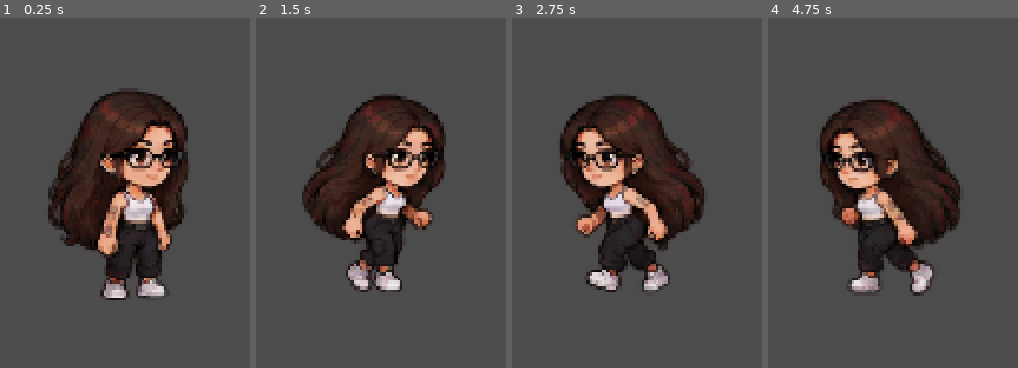
Above: before the commit, frames 1-4 (left to right).
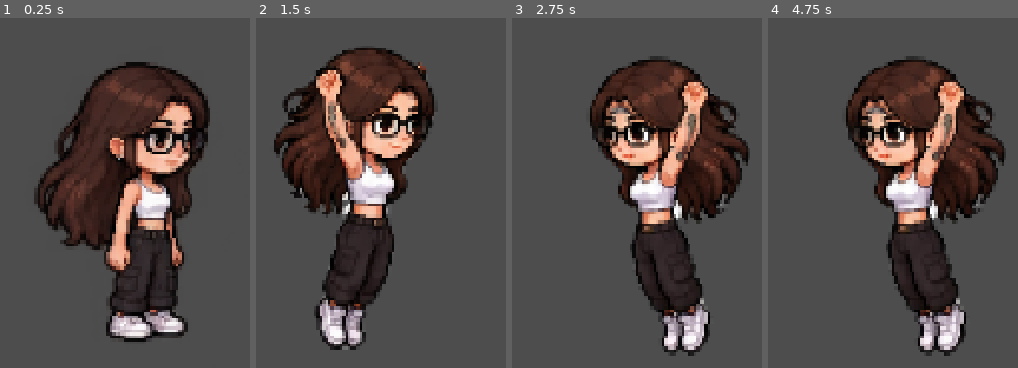
Above: after the commit, the same moments.

Repository: lunafonteles/entre_encontros
Game: Godot game, scene res://main.tscn
Two runs of this game, one before a commit and one after it. Both use one fixed random seed, a clock stepped at 60 frames per second and the inputs below. The project has no main scene, so this scene is started directly.
Inputs:
- Up to frame 1 (0.25 s): no input
- Up to frame 2 (1.5 s): tap Enter (ui_accept) at 0.5, 0.6, 0.77, 1.07 s; hold Right (ui_right) from 0.53 s (still down); tap Shift (run) at 1.35 s
- Up to frame 3 (2.75 s): tap Enter (ui_accept) at 1.52, 1.55, 1.82, 2.1 s; release Right (ui_right) at 2.03 s; hold Left (ui_left) from 2.03 s (still down)
- Up to frame 4 (4.75 s): release Left (ui_left) at 2.78 s; hold Right (ui_right) 2.78-4.28 s; tap Shift (run) at 2.85, 4.35 s; tap Enter (ui_accept) at 3.02, 3.05, 3.32, 3.6, 3.77, 4.07, 4.52, 4.55 s; hold Left (ui_left) from 4.28 s (still down)

The runs differ from the first frame. In frame 1, 25% of the frame differs, in the area x 13-84%, y 12-93%; in frame 2, 31%; in frame 3, 34%, in the area x 19-96%, y 10-97%; in frame 4, 33%.

Commit message:
:sparkles: add elementos da cena 1

Diff:
--- a/capitulo_1.tscn
+++ b/capitulo_1.tscn
@@ -4,28 +4,54 @@
 [ext_resource type="Texture2D" uid="uid://t7cnh1k68lox" path="res://assets/cenario/sofa.png" id="2_7y8o0"]
 [ext_resource type="Texture2D" uid="uid://lp2fosy5sovv" path="res://assets/cenario/tv.png" id="3_kr13y"]
 [ext_resource type="Texture2D" uid="uid://wom0a3hkns1b" path="res://assets/cenario/estante.png" id="4_idide"]
+[ext_resource type="Texture2D" uid="uid://buc6uxpf7eau2" path="res://assets/cenario/movel.png" id="5_7y8o0"]
+[ext_resource type="PackedScene" uid="uid://cvr1osedtykqs" path="res://player.tscn" id="6_kr13y"]
+
+[sub_resource type="RectangleShape2D" id="RectangleShape2D_ol7e2"]
+size = Vector2(613, 120)
+
+[sub_resource type="RectangleShape2D" id="RectangleShape2D_ptcd1"]
+size = Vector2(1339, 20)
 
 [node name="Capitulo1" type="Node2D" unique_id=2038272670]
 
 [node name="Sala" type="Node2D" parent="." unique_id=1953960427]
 
 [node name="Fundo" type="Sprite2D" parent="Sala" unique_id=2088387454]
-position = Vector2(576, 324)
+position = Vector2(64, -10)
 texture = ExtResource("1_v32bi")
 
 [node name="Objetos" type="Node2D" parent="Sala" unique_id=818994434]
 
 [node name="Sofa" type="Sprite2D" parent="Sala/Objetos" unique_id=816120488]
+position = Vector2(-4, 184)
 texture = ExtResource("2_7y8o0")
 
+[node name="StaticBody2D" type="StaticBody2D" parent="Sala/Objetos/Sofa" unique_id=1249966456]
+
+[node name="CollisionShape2D" type="CollisionShape2D" parent="Sala/Objetos/Sofa/StaticBody2D" unique_id=627613303]
+position = Vector2(-31, 24)
+shape = SubResource("RectangleShape2D_ol7e2")
+
 [node name="Televisao" type="Sprite2D" parent="Sala/Objetos" unique_id=846230491]
+position = Vector2(421, -150)
 texture = ExtResource("3_kr13y")
 
 [node name="Estante" type="Sprite2D" parent="Sala/Objetos" unique_id=1637344081]
+position = Vector2(20, 0)
 texture = ExtResource("4_idide")
 
-[node name="Personagem" type="CharacterBody2D" parent="." unique_id=756292071]
+[node name="Movel" type="Sprite2D" parent="Sala/Objetos" unique_id=919069785]
+position = Vector2(394, 86)
+texture = ExtResource("5_7y8o0")
 
-[node name="Camera2D" type="Camera2D" parent="Personagem" unique_id=53676762]
+[node name="Player" parent="Sala" unique_id=419656756 instance=ExtResource("6_kr13y")]
+position = Vector2(593, 152)
+
+[node name="StaticBody2D" type="StaticBody2D" parent="Sala" unique_id=1950554407]
+
+[node name="CollisionShape2D" type="CollisionShape2D" parent="Sala/StaticBody2D" unique_id=1141038285]
+position = Vector2(62.5, 282)
+shape = SubResource("RectangleShape2D_ptcd1")
 
 [node name="Celular" type="CanvasLayer" parent="." unique_id=337259505]
--- a/main.tscn
+++ b/main.tscn
@@ -3,15 +3,15 @@
 [ext_resource type="PackedScene" uid="uid://cvr1osedtykqs" path="res://player.tscn" id="1_ig7tw"]
 
 [sub_resource type="RectangleShape2D" id="RectangleShape2D_ptcd1"]
-size = Vector2(1200, 40)
+size = Vector2(5333, 40)
 
 [node name="Main" type="Node2D" unique_id=30651728]
 
 [node name="StaticBody2D" type="StaticBody2D" parent="." unique_id=1781843185]
 
 [node name="CollisionShape2D" type="CollisionShape2D" parent="StaticBody2D" unique_id=201166927]
-position = Vector2(576, 620)
+position = Vector2(2642.5, 620)
 shape = SubResource("RectangleShape2D_ptcd1")
 
 [node name="Player" parent="." unique_id=419656756 instance=ExtResource("1_ig7tw")]
-position = Vector2(288, 535)
+position = Vector2(313, 510)
--- a/player.gd
+++ b/player.gd
@@ -9,6 +9,9 @@
     "physics/2d/default_gravity"
 )
 
+var was_on_floor = true
+var landing = false
+
 @onready var sprite: AnimatedSprite2D = $AnimatedSprite2D
 
 func _physics_process(delta):
@@ -17,10 +20,7 @@
 		velocity.y += gravity * delta
 
 	# Movimento
-	var direction = Input.get_axis(
-		"ui_left",
-        "ui_right"
-	)
+	var direction = Input.get_axis("ui_left", "ui_right")
 
 	var running = Input.is_action_pressed("run")
 	var current_speed = run_speed if running else speed
@@ -33,12 +33,25 @@
 
 	# Pulo
 	if Input.is_action_just_pressed("ui_accept"):
-		if is_on_floor():
+		if is_on_floor() and not landing:
 			velocity.y = jump_velocity
 
 	move_and_slide()
 
-	# Animações
+	# Detecta o momento em que aterrissa
+	if not was_on_floor and is_on_floor():
+		landing = true
+		sprite.play("land")
+
+	was_on_floor = is_on_floor()
+
+	# Não interrompe a animação de aterrissagem
+	if landing:
+		if not sprite.is_playing():
+			landing = false
+		return
+
+	# Escolhe a animação
 	var next_animation = "idle"
 
 	if not is_on_floor():
--- a/player.tscn
+++ b/player.tscn
@@ -1,166 +1,114 @@
 [gd_scene format=3 uid="uid://cvr1osedtykqs"]
 
 [ext_resource type="Script" uid="uid://c3w2b5yu5tll4" path="res://player.gd" id="1_4flbx"]
-[ext_resource type="Texture2D" uid="uid://bbiset0ger8v1" path="res://assets/personagens/right.png" id="2_i3pqv"]
+[ext_resource type="Texture2D" uid="uid://dhvqcslq5dknl" path="res://assets/personagens/lunaf.png" id="2_hqtel"]
 
 [sub_resource type="RectangleShape2D" id="RectangleShape2D_ptcd1"]
-size = Vector2(202, 177)
+size = Vector2(217, 242)
+
+[sub_resource type="AtlasTexture" id="AtlasTexture_i3pqv"]
+atlas = ExtResource("2_hqtel")
+region = Rect2(0, 1020, 205, 255)
+
+[sub_resource type="AtlasTexture" id="AtlasTexture_hqtel"]
+atlas = ExtResource("2_hqtel")
+region = Rect2(205, 1020, 205, 255)
 
 [sub_resource type="AtlasTexture" id="AtlasTexture_sweqy"]
-atlas = ExtResource("2_i3pqv")
-region = Rect2(0, 692, 182, 173)
+atlas = ExtResource("2_hqtel")
+region = Rect2(410, 1020, 205, 255)
 
 [sub_resource type="AtlasTexture" id="AtlasTexture_2hs0m"]
-atlas = ExtResource("2_i3pqv")
-region = Rect2(182, 692, 182, 173)
+atlas = ExtResource("2_hqtel")
+region = Rect2(615, 1020, 205, 255)
 
 [sub_resource type="AtlasTexture" id="AtlasTexture_1jxqw"]
-atlas = ExtResource("2_i3pqv")
-region = Rect2(364, 692, 182, 173)
+atlas = ExtResource("2_hqtel")
+region = Rect2(820, 1020, 205, 255)
 
 [sub_resource type="AtlasTexture" id="AtlasTexture_dw050"]
-atlas = ExtResource("2_i3pqv")
-region = Rect2(546, 692, 182, 173)
+atlas = ExtResource("2_hqtel")
+region = Rect2(0, 0, 205, 255)
+
+[sub_resource type="AtlasTexture" id="AtlasTexture_urp6f"]
+atlas = ExtResource("2_hqtel")
+region = Rect2(0, 765, 205, 255)
+
+[sub_resource type="AtlasTexture" id="AtlasTexture_bwjto"]
+atlas = ExtResource("2_hqtel")
+region = Rect2(205, 765, 205, 255)
+
+[sub_resource type="AtlasTexture" id="AtlasTexture_606se"]
+atlas = ExtResource("2_hqtel")
+region = Rect2(410, 765, 205, 255)
+
+[sub_resource type="AtlasTexture" id="AtlasTexture_u1c27"]
+atlas = ExtResource("2_hqtel")
+region = Rect2(615, 765, 205, 255)
 
 [sub_resource type="AtlasTexture" id="AtlasTexture_b26j0"]
-atlas = ExtResource("2_i3pqv")
-region = Rect2(728, 692, 182, 173)
+atlas = ExtResource("2_hqtel")
+region = Rect2(0, 0, 205, 255)
 
 [sub_resource type="AtlasTexture" id="AtlasTexture_n7ghd"]
-atlas = ExtResource("2_i3pqv")
-region = Rect2(910, 692, 182, 173)
+atlas = ExtResource("2_hqtel")
+region = Rect2(615, 1020, 205, 255)
 
 [sub_resource type="AtlasTexture" id="AtlasTexture_nvl01"]
-atlas = ExtResource("2_i3pqv")
-region = Rect2(1092, 692, 182, 173)
+atlas = ExtResource("2_hqtel")
+region = Rect2(820, 1020, 205, 255)
 
 [sub_resource type="AtlasTexture" id="AtlasTexture_ivps1"]
-atlas = ExtResource("2_i3pqv")
-region = Rect2(1274, 692, 182, 173)
+atlas = ExtResource("2_hqtel")
+region = Rect2(0, 1275, 205, 255)
+
+[sub_resource type="AtlasTexture" id="AtlasTexture_op7ga"]
+atlas = ExtResource("2_hqtel")
+region = Rect2(0, 1020, 205, 255)
+
+[sub_resource type="AtlasTexture" id="AtlasTexture_onrkg"]
+atlas = ExtResource("2_hqtel")
+region = Rect2(0, 510, 205, 255)
+
+[sub_resource type="AtlasTexture" id="AtlasTexture_q13i1"]
+atlas = ExtResource("2_hqtel")
+region = Rect2(205, 510, 205, 255)
+
+[sub_resource type="AtlasTexture" id="AtlasTexture_pylmc"]
+atlas = ExtResource("2_hqtel")
+region = Rect2(410, 510, 205, 255)
+
+[sub_resource type="AtlasTexture" id="AtlasTexture_pbfsw"]
+atlas = ExtResource("2_hqtel")
+region = Rect2(615, 510, 205, 255)
 
 [sub_resource type="AtlasTexture" id="AtlasTexture_5tmop"]
-atlas = ExtResource("2_i3pqv")
-region = Rect2(0, 0, 182, 173)
+atlas = ExtResource("2_hqtel")
+region = Rect2(820, 510, 205, 255)
 
 [sub_resource type="AtlasTexture" id="AtlasTexture_7ahtn"]
-atlas = ExtResource("2_i3pqv")
-region = Rect2(182, 0, 182, 173)
+atlas = ExtResource("2_hqtel")
+region = Rect2(205, 0, 205, 255)
 
 [sub_resource type="AtlasTexture" id="AtlasTexture_7lmhl"]
-atlas = ExtResource("2_i3pqv")
-region = Rect2(364, 0, 182, 173)
+atlas = ExtResource("2_hqtel")
+region = Rect2(0, 255, 205, 255)
 
 [sub_resource type="AtlasTexture" id="AtlasTexture_dx0e4"]
-atlas = ExtResource("2_i3pqv")
-region = Rect2(546, 0, 182, 173)
+atlas = ExtResource("2_hqtel")
+region = Rect2(205, 255, 205, 255)
 
 [sub_resource type="AtlasTexture" id="AtlasTexture_jm5j8"]
-atlas = ExtResource("2_i3pqv")
-region = Rect2(728, 0, 182, 173)
+atlas = ExtResource("2_hqtel")
+region = Rect2(410, 255, 205, 255)
 
 [sub_resource type="AtlasTexture" id="AtlasTexture_7hik5"]
-atlas = ExtResource("2_i3pqv")
-region = Rect2(910, 0, 182, 173)
-
-[sub_resource type="AtlasTexture" id="AtlasTexture_bfour"]
-atlas = ExtResource("2_i3pqv")
-region = Rect2(910, 0, 182, 173)
-
-[sub_resource type="AtlasTexture" id="AtlasTexture_8gr2b"]
-atlas = ExtResource("2_i3pqv")
-region = Rect2(0, 519, 182, 173)
-
-[sub_resource type="AtlasTexture" id="AtlasTexture_vl8ci"]
-atlas = ExtResource("2_i3pqv")
-region = Rect2(182, 519, 182, 173)
-
-[sub_resource type="AtlasTexture" id="AtlasTexture_ieltc"]
-atlas = ExtResource("2_i3pqv")
-region = Rect2(364, 519, 182, 173)
-
-[sub_resource type="AtlasTexture" id="AtlasTexture_fddr8"]
-atlas = ExtResource("2_i3pqv")
-region = Rect2(546, 519, 182, 173)
-
-[sub_resource type="AtlasTexture" id="AtlasTexture_oybyf"]
-atlas = ExtResource("2_i3pqv")
-region = Rect2(728, 519, 182, 173)
-
-[sub_resource type="AtlasTexture" id="AtlasTexture_ajfva"]
-atlas = ExtResource("2_i3pqv")
-region = Rect2(910, 519, 182, 173)
-
-[sub_resource type="AtlasTexture" id="AtlasTexture_5ef02"]
-atlas = ExtResource("2_i3pqv")
-region = Rect2(1092, 519, 182, 173)
-
-[sub_resource type="AtlasTexture" id="AtlasTexture_pfmca"]
-atlas = ExtResource("2_i3pqv")
-region = Rect2(1274, 519, 182, 173)
-
-[sub_resource type="AtlasTexture" id="AtlasTexture_76oay"]
-atlas = ExtResource("2_i3pqv")
-region = Rect2(0, 346, 182, 173)
-
-[sub_resource type="AtlasTexture" id="AtlasTexture_b4uyv"]
-atlas = ExtResource("2_i3pqv")
-region = Rect2(182, 346, 182, 173)
-
-[sub_resource type="AtlasTexture" id="AtlasTexture_tw8ou"]
-atlas = ExtResource("2_i3pqv")
-region = Rect2(364, 346, 182, 173)
-
-[sub_resource type="AtlasTexture" id="AtlasTexture_ygbnx"]
-atlas = ExtResource("2_i3pqv")
-region = Rect2(546, 346, 182, 173)
-
-[sub_resource type="AtlasTexture" id="AtlasTexture_v2t6f"]
-atlas = ExtResource("2_i3pqv")
-region = Rect2(728, 346, 182, 173)
-
-[sub_resource type="AtlasTexture" id="AtlasTexture_l3lcn"]
-atlas = ExtResource("2_i3pqv")
-region = Rect2(910, 346, 182, 173)
-
-[sub_resource type="AtlasTexture" id="AtlasTexture_xry5e"]
-atlas = ExtResource("2_i3pqv")
-region = Rect2(1092, 346, 182, 173)
-
-[sub_resource type="AtlasTexture" id="AtlasTexture_h6w8y"]
-atlas = ExtResource("2_i3pqv")
-region = Rect2(1274, 346, 182, 173)
-
-[sub_resource type="AtlasTexture" id="AtlasTexture_77e46"]
-atlas = ExtResource("2_i3pqv")
-region = Rect2(0, 173, 182, 173)
-
-[sub_resource type="AtlasTexture" id="AtlasTexture_cy2ki"]
-atlas = ExtResource("2_i3pqv")
-region = Rect2(182, 173, 182, 173)
-
-[sub_resource type="AtlasTexture" id="AtlasTexture_04cqw"]
-atlas = ExtResource("2_i3pqv")
-region = Rect2(364, 173, 182, 173)
-
-[sub_resource type="AtlasTexture" id="AtlasTexture_vihdy"]
-atlas = ExtResource("2_i3pqv")
-region = Rect2(546, 173, 182, 173)
-
-[sub_resource type="AtlasTexture" id="AtlasTexture_7c55y"]
-atlas = ExtResource("2_i3pqv")
-region = Rect2(728, 173, 182, 173)
-
-[sub_resource type="AtlasTexture" id="AtlasTexture_hoal8"]
-atlas = ExtResource("2_i3pqv")
-region = Rect2(910, 173, 182, 173)
-
-[sub_resource type="AtlasTexture" id="AtlasTexture_htija"]
-atlas = ExtResource("2_i3pqv")
-region = Rect2(1092, 173, 182, 173)
-
-[sub_resource type="AtlasTexture" id="AtlasTexture_he65s"]
-atlas = ExtResource("2_i3pqv")
-region = Rect2(1274, 173, 182, 173)
+atlas = ExtResource("2_hqtel")
+region = Rect2(615, 255, 205, 255)
+
+[sub_resource type="AtlasTexture" id="AtlasTexture_qtqh7"]
+atlas = ExtResource("2_hqtel")
+region = Rect2(820, 255, 205, 255)
 
 [sub_resource type="SpriteFrames" id="SpriteFrames_ptcd1"]
 animations = [{
@@ -171,6 +119,12 @@
 }, {
 "frames": [{
 "duration": 1.0,
+"texture": SubResource("AtlasTexture_i3pqv")
+}, {
+"duration": 1.0,
+"texture": SubResource("AtlasTexture_hqtel")
+}, {
+"duration": 1.0,
 "texture": SubResource("AtlasTexture_sweqy")
 }, {
 "duration": 1.0,
@@ -178,21 +132,6 @@
 }, {
 "duration": 1.0,
 "texture": SubResource("AtlasTexture_1jxqw")
-}, {
-"duration": 1.0,
-"texture": SubResource("AtlasTexture_dw050")
-}, {
-"duration": 1.0,
-"texture": SubResource("AtlasTexture_b26j0")
-}, {
-"duration": 1.0,
-"texture": SubResource("AtlasTexture_n7ghd")
-}, {
-"duration": 1.0,
-"texture": SubResource("AtlasTexture_nvl01")
-}, {
-"duration": 1.0,
-"texture": SubResource("AtlasTexture_ivps1")
 }],
 "loop": 1,
 "name": &"fall",
@@ -200,22 +139,7 @@
 }, {
 "frames": [{
 "duration": 1.0,
-"texture": SubResource("AtlasTexture_5tmop")
-}, {
-"duration": 1.0,
-"texture": SubResource("AtlasTexture_7ahtn")
-}, {
-"duration": 1.0,
-"texture": SubResource("AtlasTexture_7lmhl")
-}, {
-"duration": 1.0,
-"texture": SubResource("AtlasTexture_dx0e4")
-}, {
-"duration": 1.0,
-"texture": SubResource("AtlasTexture_jm5j8")
-}, {
-"duration": 1.0,
-"texture": SubResource("AtlasTexture_7hik5")
+"texture": SubResource("AtlasTexture_dw050")
 }],
 "loop": 1,
 "name": &"idle",
@@ -223,31 +147,16 @@
 }, {
 "frames": [{
 "duration": 1.0,
-"texture": SubResource("AtlasTexture_bfour")
-}, {
-"duration": 1.0,
-"texture": SubResource("AtlasTexture_8gr2b")
-}, {
-"duration": 1.0,
-"texture": SubResource("AtlasTexture_vl8ci")
-}, {
-"duration": 1.0,
-"texture": SubResource("AtlasTexture_ieltc")
-}, {
-"duration": 1.0,
-"texture": SubResource("AtlasTexture_fddr8")
-}, {
-"duration": 1.0,
-"texture": SubResource("AtlasTexture_oybyf")
-}, {
-"duration": 1.0,
-"texture": SubResource("AtlasTexture_ajfva")
-}, {
-"duration": 1.0,
-"texture": SubResource("AtlasTexture_5ef02")
-}, {
-"duration": 1.0,
-"texture": SubResource("AtlasTexture_pfmca")
+"texture": SubResource("AtlasTexture_urp6f")
+}, {
+"duration": 1.0,
+"texture": SubResource("AtlasTexture_bwjto")
+}, {
+"duration": 1.0,
+"texture": SubResource("AtlasTexture_606se")
+}, {
+"duration": 1.0,
+"texture": SubResource("AtlasTexture_u1c27")
 }],
 "loop": 1,
 "name": &"jump",
@@ -255,28 +164,39 @@
 }, {
 "frames": [{
 "duration": 1.0,
-"texture": SubResource("AtlasTexture_76oay")
-}, {
-"duration": 1.0,
-"texture": SubResource("AtlasTexture_b4uyv")
-}, {
-"duration": 1.0,
-"texture": SubResource("AtlasTexture_tw8ou")
-}, {
-"duration": 1.0,
-"texture": SubResource("AtlasTexture_ygbnx")
-}, {
-"duration": 1.0,
-"texture": SubResource("AtlasTexture_v2t6f")
-}, {
-"duration": 1.0,
-"texture": SubResource("AtlasTexture_l3lcn")
-}, {
-"duration": 1.0,
-"texture": SubResource("AtlasTexture_xry5e")
-}, {
-"duration": 1.0,
-"texture": SubResource("AtlasTexture_h6w8y")
+"texture": SubResource("AtlasTexture_b26j0")
+}, {
+"duration": 1.0,
+"texture": SubResource("AtlasTexture_n7ghd")
+}, {
+"duration": 1.0,
+"texture": SubResource("AtlasTexture_nvl01")
+}, {
+"duration": 1.0,
+"texture": SubResource("AtlasTexture_ivps1")
+}, {
+"duration": 1.0,
+"texture": SubResource("AtlasTexture_op7ga")
+}],
+"loop": 1,
+"name": &"land",
+"speed": 5.0
+}, {
+"frames": [{
+"duration": 1.0,
+"texture": SubResource("AtlasTexture_onrkg")
+}, {
+"duration": 1.0,
+"texture": SubResource("AtlasTexture_q13i1")
+}, {
+"duration": 1.0,
+"texture": SubResource("AtlasTexture_pylmc")
+}, {
+"duration": 1.0,
+"texture": SubResource("AtlasTexture_pbfsw")
+}, {
+"duration": 1.0,
+"texture": SubResource("AtlasTexture_5tmop")
 }],
 "loop": 1,
 "name": &"run",
@@ -284,28 +204,22 @@
 }, {
 "frames": [{
 "duration": 1.0,
-"texture": SubResource("AtlasTexture_77e46")
-}, {
-"duration": 1.0,
-"texture": SubResource("AtlasTexture_cy2ki")
-}, {
-"duration": 1.0,
-"texture": SubResource("AtlasTexture_04cqw")
-}, {
-"duration": 1.0,
-"texture": SubResource("AtlasTexture_vihdy")
-}, {
-"duration": 1.0,
-"texture": SubResource("AtlasTexture_7c55y")
-}, {
-"duration": 1.0,
-"texture": SubResource("AtlasTexture_hoal8")
-}, {
-"duration": 1.0,
-"texture": SubResource("AtlasTexture_htija")
-}, {
-"duration": 1.0,
-"texture": SubResource("AtlasTexture_he65s")
+"texture": SubResource("AtlasTexture_7ahtn")
+}, {
+"duration": 1.0,
+"texture": SubResource("AtlasTexture_7lmhl")
+}, {
+"duration": 1.0,
+"texture": SubResource("AtlasTexture_dx0e4")
+}, {
+"duration": 1.0,
+"texture": SubResource("AtlasTexture_jm5j8")
+}, {
+"duration": 1.0,
+"texture": SubResource("AtlasTexture_7hik5")
+}, {
+"duration": 1.0,
+"texture": SubResource("AtlasTexture_qtqh7")
 }],
 "loop": 1,
 "name": &"walk",
@@ -317,12 +231,12 @@
 script = ExtResource("1_4flbx")
 
 [node name="CollisionShape2D" type="CollisionShape2D" parent="." unique_id=3079530]
-position = Vector2(1, -0.5)
+position = Vector2(8.5, 1)
 shape = SubResource("RectangleShape2D_ptcd1")
 
 [node name="AnimatedSprite2D" type="AnimatedSprite2D" parent="." unique_id=1965701825]
-position = Vector2(2, -3)
+position = Vector2(5, 6)
 sprite_frames = SubResource("SpriteFrames_ptcd1")
-animation = &"jump"
+animation = &"fall"
 
 [node name="Camera2D" type="Camera2D" parent="." unique_id=792813062]
Binary file added: assets/personagens/lunaf.png
Not shown, added: assets/personagens/lunaf.png.import
